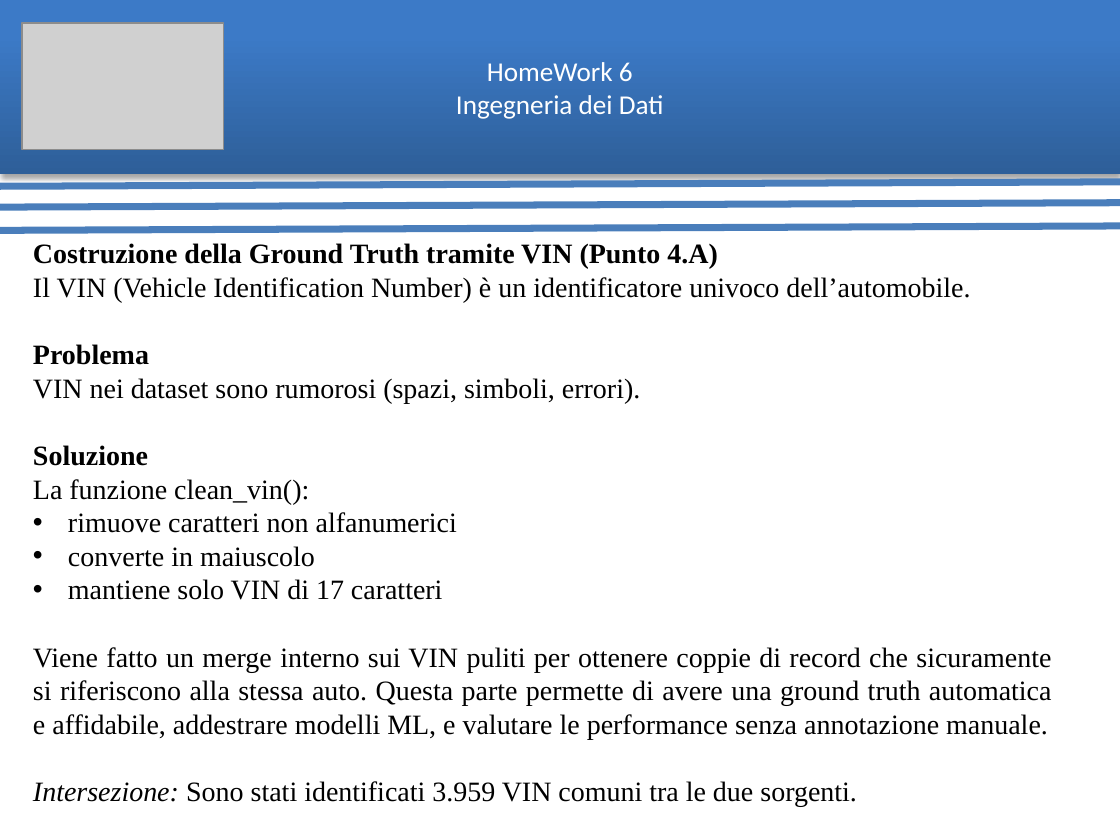
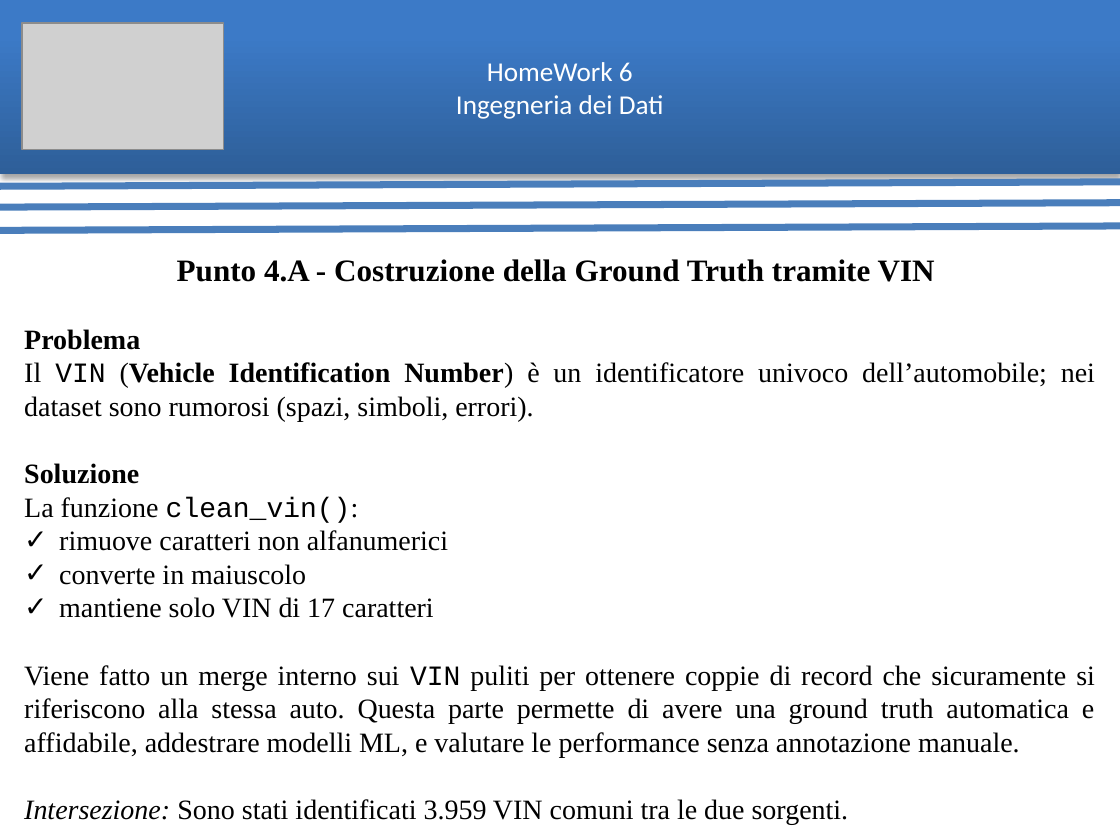
Before and after one commit to ArthexTheKing/Ingegneria-dei-Dati, a slide deck: slide 7 of Homework 6/pdf/Presentazione HomeWork 6.pptx (slide 6 before the commit). Drawn at 1120x840 pixels with LibreOffice and Linux fonts; fonts in the diff are those of the drawing; grey boxes stand for pictures. Boxes give left, top, right and bottom in pixels: in the first picture for what was removed or moved away, otherwise in the second. Text is boxed around its words. In the diff, an @@ line names an element or a change of style, - is before the commit and + after.

```diff
--- a/Homework 6/pdf/Presentazione HomeWork 6.pptx
+++ b/Homework 6/pdf/Presentazione HomeWork 6.pptx
@@ text "Punto 4.A - Costruzione della ...": place and size @@
-text "Punto 4.A - Costruzione della ..." at <box>33,243,1052,807</box>
+text "Punto 4.A - Costruzione della ..." at <box>24,259,1095,825</box>
@@ text at <box>177,259,935,282</box>: text changed; size 18 to 20 pt; bold on @@
-Costruzione della Ground Truth tramite VIN (Punto 4.A)
-Il VIN (Vehicle Identification Number) è un identificatore univoco dell’automobile.
+Punto 4.A - Costruzione della Ground Truth tramite VIN
@@ text at <box>24,362,1095,421</box>: text changed @@
-VIN nei dataset sono rumorosi (spazi, simboli, errori).
+Il VIN (Vehicle Identification Number) è un identificatore univoco dell’automobile; nei dataset sono rumorosi (spazi, simboli, errori).
@@ text at <box>24,497,1095,757</box>: font Times New Roman to Courier New in "clean_vin():", "VIN"; bullet • to ✓ @@
```
Also in this commit, not shown: 9 other slides changed, 4 slides added, 3 slides removed, 1 other file.
